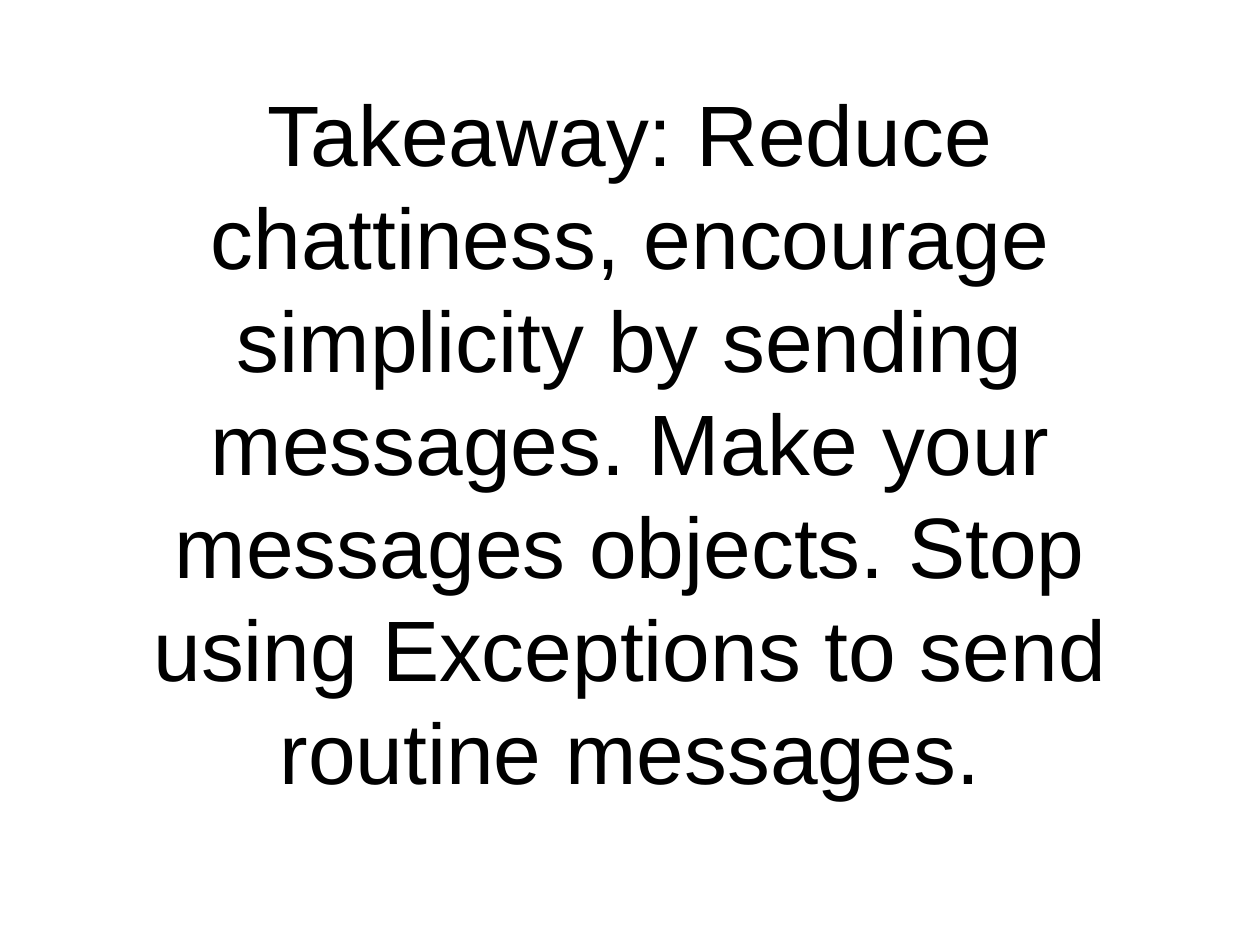
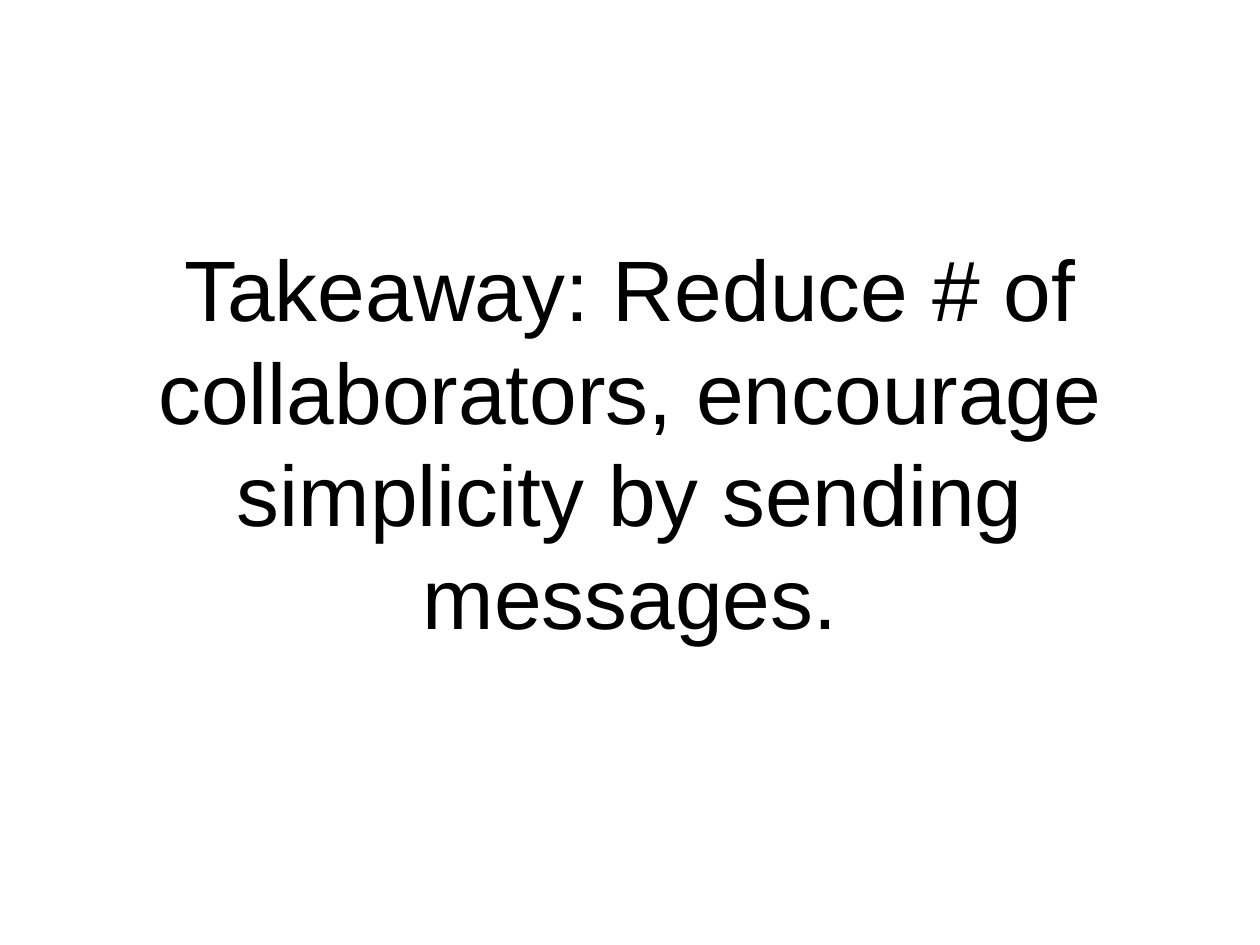
Before and after one commit to pseale/presentation-message-passing, a slide deck: slide 28 of message-passing.odp (slide 13 before the commit). Drawn at 1260x945 pixels with LibreOffice and Linux fonts; fonts in the diff are those of the drawing. Boxes give left, top, right and bottom in pixels: in the first picture for what was removed or moved away, otherwise in the second. Text is boxed around its words. In the diff, an @@ line names an element or a change of style, - is before the commit and + after.

Commit message:
add message passing demo and update slides

```diff
--- a/message-passing.odp
+++ b/message-passing.odp
@@ subtitle at box(158, 259, 1101, 645): text changed @@
-Takeaway: Reduce chattiness, encourage simplicity by sending messages. Make your messages objects. Stop using Exceptions to send routine messages.
+Takeaway: Reduce # of collaborators, encourage simplicity by sending messages.
```
Also in this commit, not shown: 3 other slides changed, 18 slides added, 1 slide removed, 5 other files.
